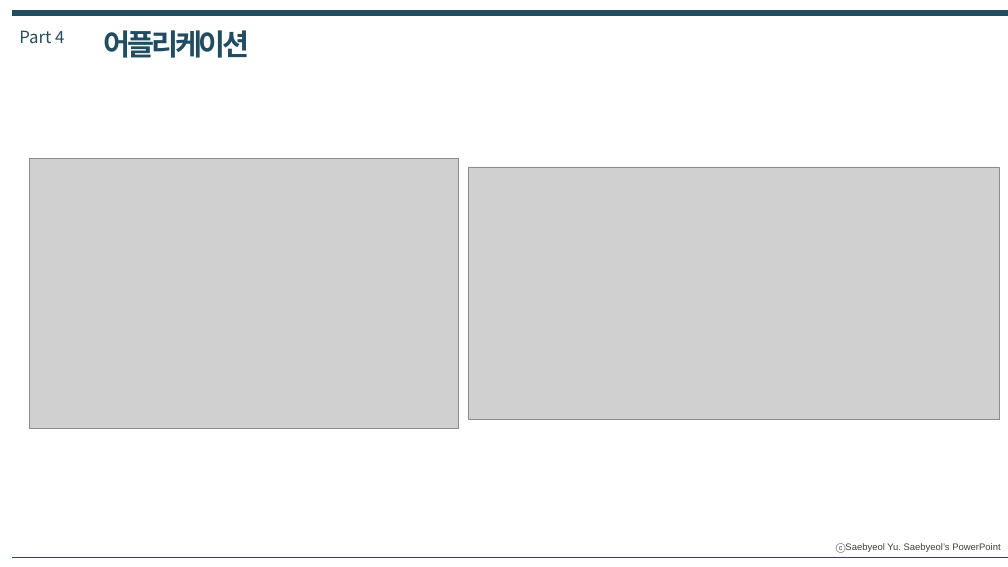
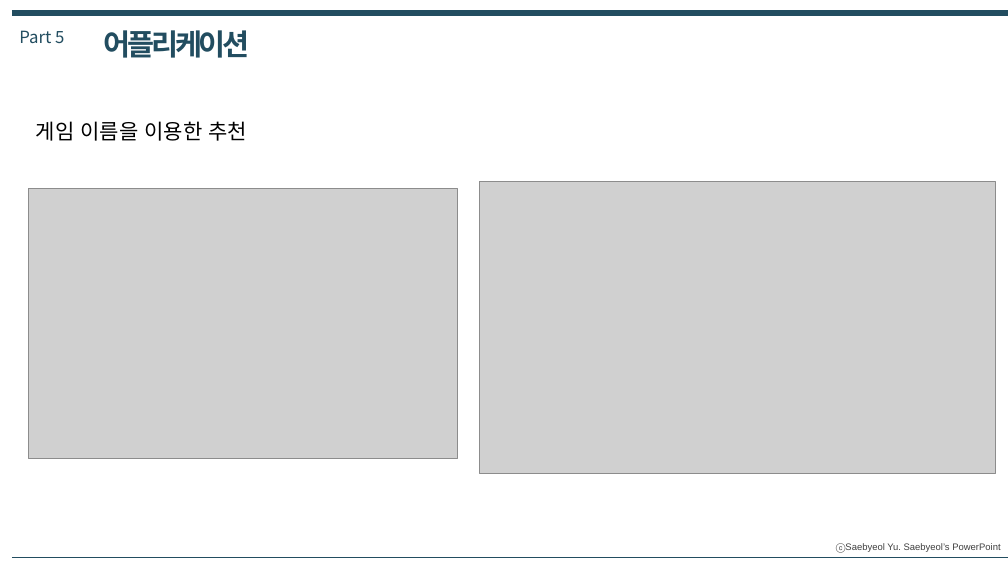
Before and after one commit to shinht97/steamsavemoney, a slide deck: slide 16 of 지갑지킴이_발표자료.pptx (slide 15 before the commit). Drawn at 1008x567 pixels with LibreOffice and Linux fonts; fonts in the diff are those of the drawing; grey boxes stand for pictures. Boxes give left, top, right and bottom in pixels: in the first picture for what was removed or moved away, otherwise in the second. Text is boxed around its words. In the diff, an @@ line names an element or a change of style, - is before the commit and + after.

```diff
--- a/지갑지킴이_발표자료.pptx
+++ b/지갑지킴이_발표자료.pptx
@@ text at [19,30,64,43]: text changed @@
-Part 4
+Part 5
@@ text added at [36,121,247,141], 20 pt, text #000000 @@
+게임 이름을 이용한 추천
@@ picture: place and size @@
-picture at [29,158,459,428]
+picture at [29,188,458,458]
@@ picture: place and size @@
-picture at [468,167,999,420]
+picture at [479,181,995,474]
```
Also in this commit, not shown: 15 other slides changed, 3 slides added, 1 slide removed, 5 other files.
